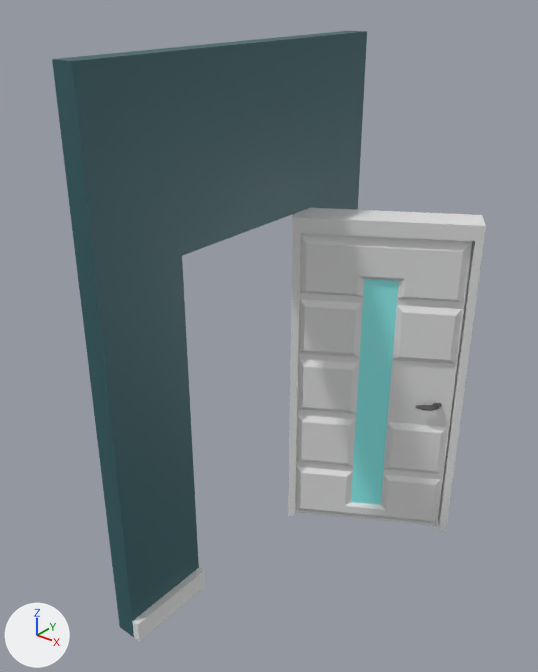
The Blender file blender/src/Wall_office_door.blend as it was, and as the next commit left it.
Camera for both pictures: a 50 mm camera at (2.4, -2.79, 3.15) aimed at (0.25, -0.1, 1.49). The lights are fixed; the arrows at lower left show +X, +Y and +Z. The first picture is the older version. Both versions are drawn at frame 95 of the action 'Animation0'; the numbers are the values there.

Names of what the first picture shows: 'Baseboard.001', 'Door', 'DoorFrame', 'Door_Handles', 'Door_inner_glas', 'Wall_Door'.
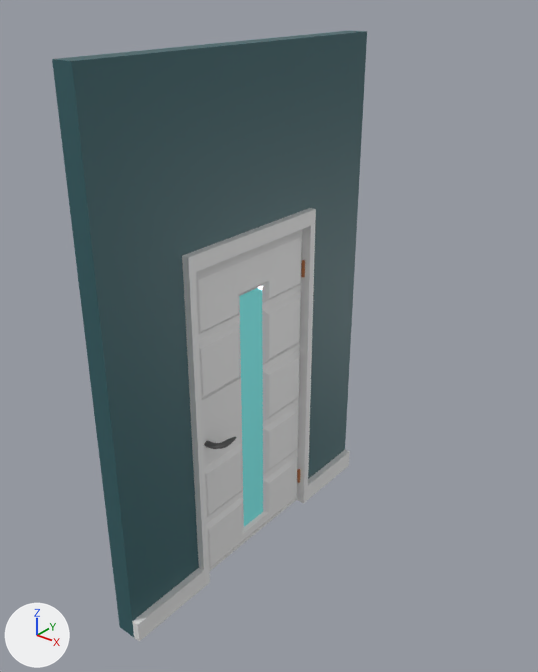
Where the change shows, as pixel boxes (x1, y1, x2, y2) in the pictures (538 x 672 px):
'Door', turned: before (296, 233, 472, 526); after (196, 230, 302, 572)
'DoorFrame', moved, turned: before (288, 208, 486, 531); after (182, 208, 316, 586)
'Door_inner_glas', turned: before (351, 279, 399, 505); after (240, 286, 263, 527)
'Door_Handles', moved, turned: before (415, 403, 442, 411); after (204, 437, 236, 449)

The change, as a diff of the scene's bpy script:
```diff
--- a/blender/src/Wall_office_door.blend.py
+++ b/blender/src/Wall_office_door.blend.py
@@ ob_doorframe @@
 ob_doorframe = bpy.data.objects.new('DoorFrame', me_cube)
-ob_doorframe.parent = ob_door
-ob_doorframe.matrix_parent_inverse = Matrix(((1.0, 0.0, 0.0, -3.055), (0.0, 1.0, 0.0, -3.453), (0.0, 0.0, 1.0, -1.646), (0.0, 0.0, 0.0, 1.0)))
-ob_doorframe.location = (3.0, 3.0, 0.995)
+ob_doorframe.location = (0.0, 0.0, 0.995)
 ob_doorframe.scale = (0.0976, 0.5, 0.995)
@@ ob_door @@
 ob_door.location = (0.055, 0.453, 1.646)
-ob_door.rotation_euler = (0.0, 0.0, 2.094)  # degrees (0, 0, 120)
@@ ob_door_handles @@
 ob_door_handles = bpy.data.objects.new('Door_Handles', me_plane_002)
-ob_door_handles.location = (0.79, 0.813, 0.889)
-ob_door_handles.rotation_euler = (0.0, 0.0, 2.094)  # degrees (0, 0, 120)
+ob_door_handles.location = (0.0, -0.364, 0.889)
@@ ob_door_inner_glas @@
 ob_door_inner_glas.location = (0.055, 0.453, 1.646)
-ob_door_inner_glas.rotation_euler = (0.0, 0.0, 2.094)  # degrees (0, 0, 120)
```
